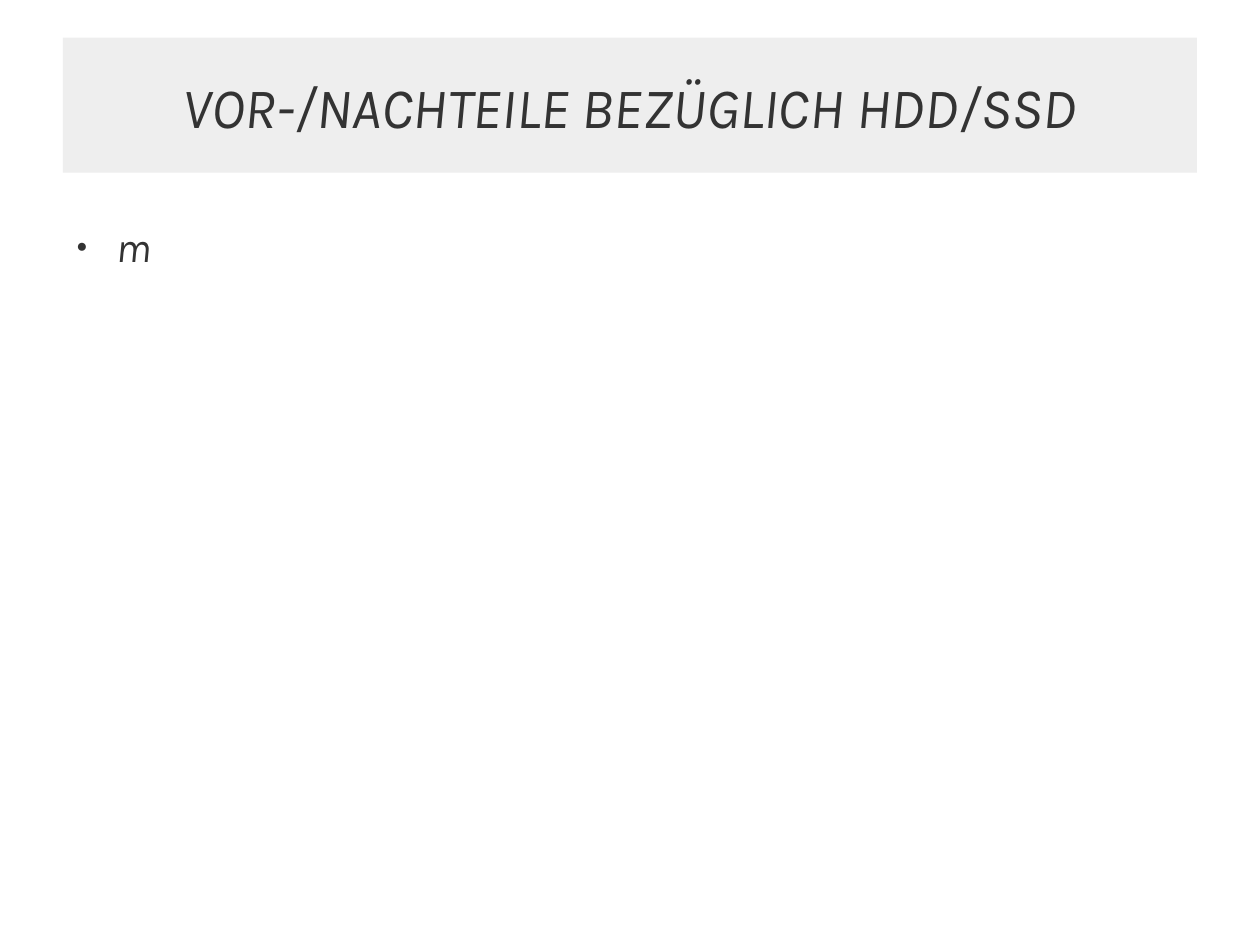
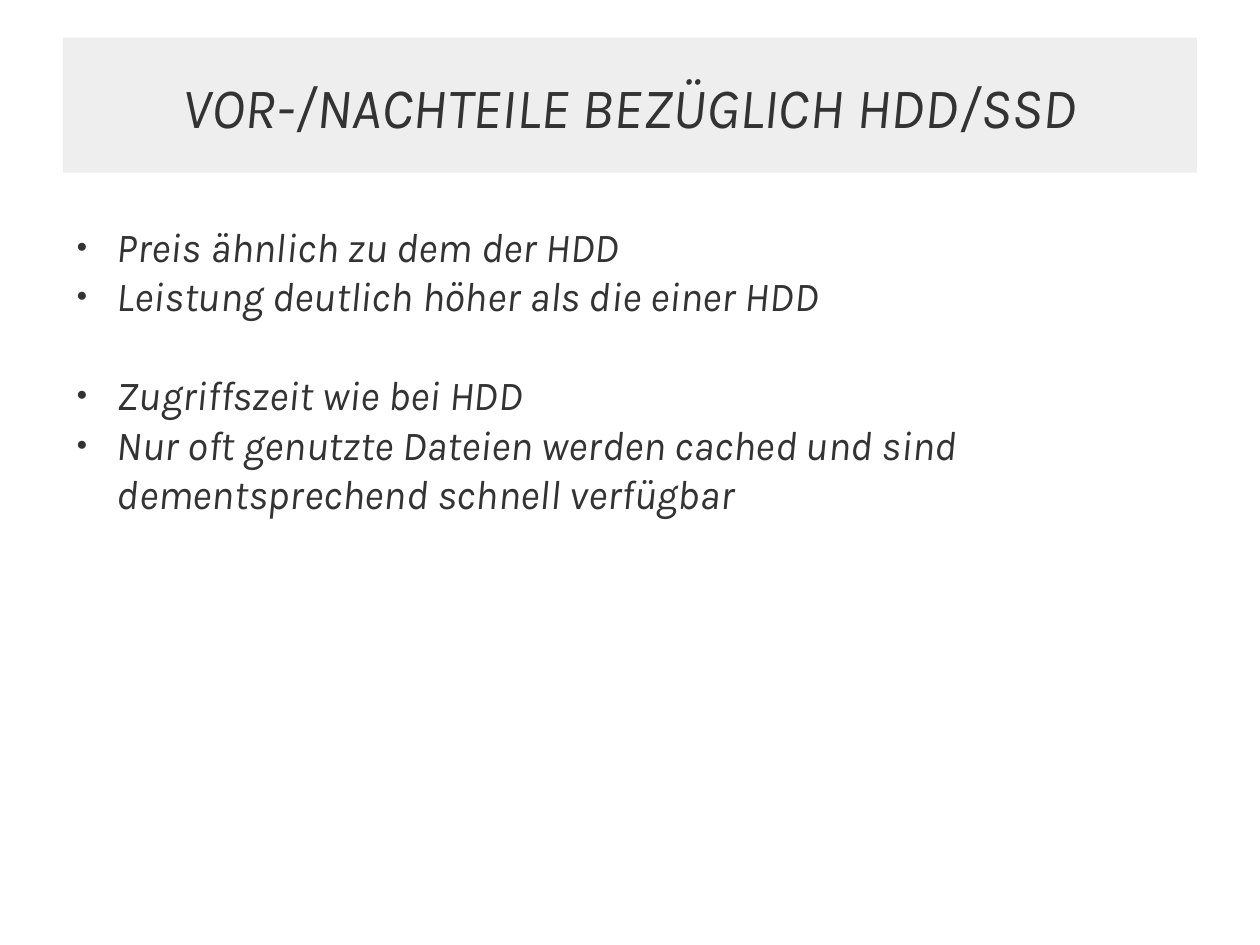
Before and after one commit to JMFootBallPlyr/Hard-drive-system-, a slide deck: slide 15 of WRK/presents/01 - types of drives/types of drives.odp (slide 21 before the commit). Drawn at 1260x945 pixels with LibreOffice and Linux fonts; fonts in the diff are those of the drawing. Boxes give left, top, right and bottom in pixels: in the first picture for what was removed or moved away, otherwise in the second. Text is boxed around its words. In the diff, an @@ line names an element or a change of style, - is before the commit and + after.

```diff
--- a/WRK/presents/01 - types of drives/types of drives.odp
+++ b/WRK/presents/01 - types of drives/types of drives.odp
@@ text at box(117, 233, 957, 519): text changed @@
-● m
+● Preis ähnlich zu dem der HDD
+● Leistung deutlich höher als die einer HDD
+● Zugriffszeit wie bei HDD
+● Nur oft genutzte Dateien werden cached und sind dementsprechend schnell verfügbar
```
Also in this commit, not shown: 5 other slides changed, 8 slides removed, 4 other files.
